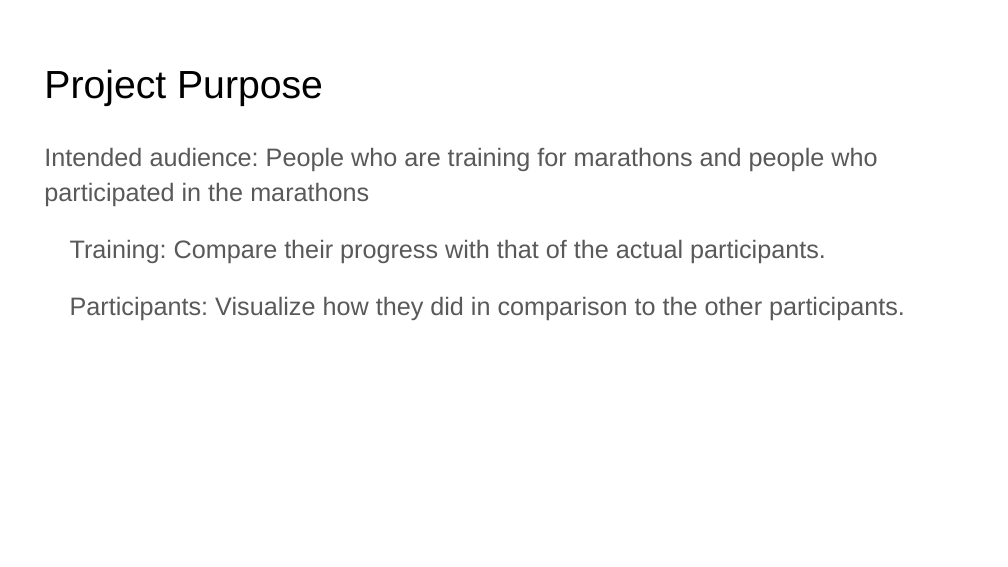
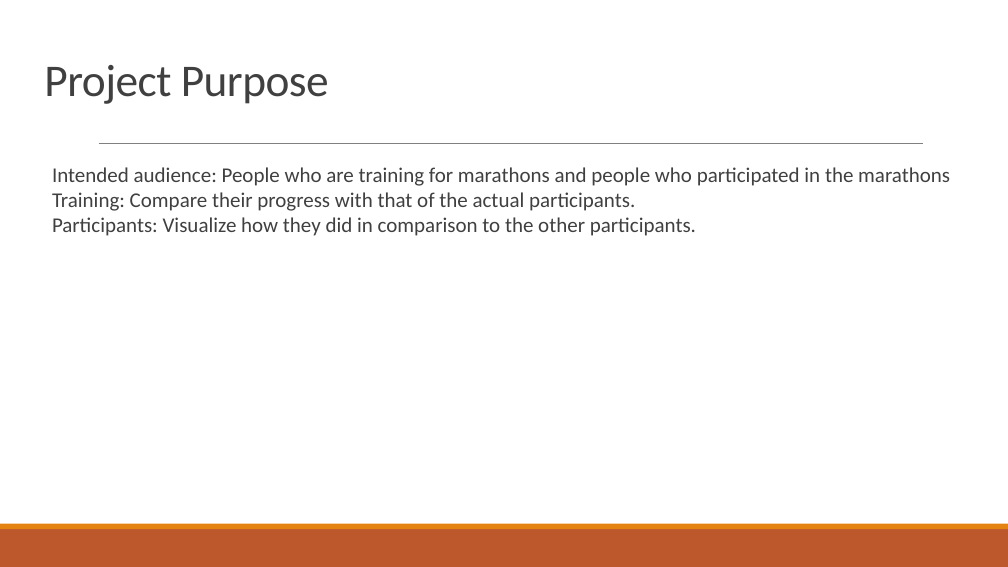
Before and after one commit to yelaura/python-assignments, a slide deck: slide 4 of Python for Data Analysis/Final-Project/Presentation.pptx. Drawn at 1008x567 pixels with LibreOffice and Linux fonts; fonts in the diff are those of the drawing. Boxes give left, top, right and bottom in pixels: in the first picture for what was removed or moved away, otherwise in the second. Text is boxed around its words. In the diff, an @@ line names an element or a change of style, - is before the commit and + after.

Commit message:
Updated project documentation

```diff
--- a/Python for Data Analysis/Final-Project/Presentation.pptx
+++ b/Python for Data Analysis/Final-Project/Presentation.pptx
@@ title "Project Purpose" at (44, 65, 329, 104): size 28 to 32.4 pt, font Arial to Calibri, text colour #000000 to #404040, letter spacing 0 to -0.4 pt; line spacing 1 to 0.85 @@
@@ text "Intended audience: People who are ..." at (52, 167, 950, 236): size 18 to 15 pt, font Arial to Calibri, text colour #595959 to #404040; bullet none to  ; line spacing 1.15 to 0.9; less space between paragraphs @@
@@ line added from (99, 144) to (922, 144), #808080 0.5 pt @@
@@ rectangle added at (0, 529, 1008, 567), fill #BD582C @@
@@ rectangle added at (0, 524, 1008, 529), fill #E48312 @@
```
Also in this commit, not shown: 4 other slides changed, 2 other files.
